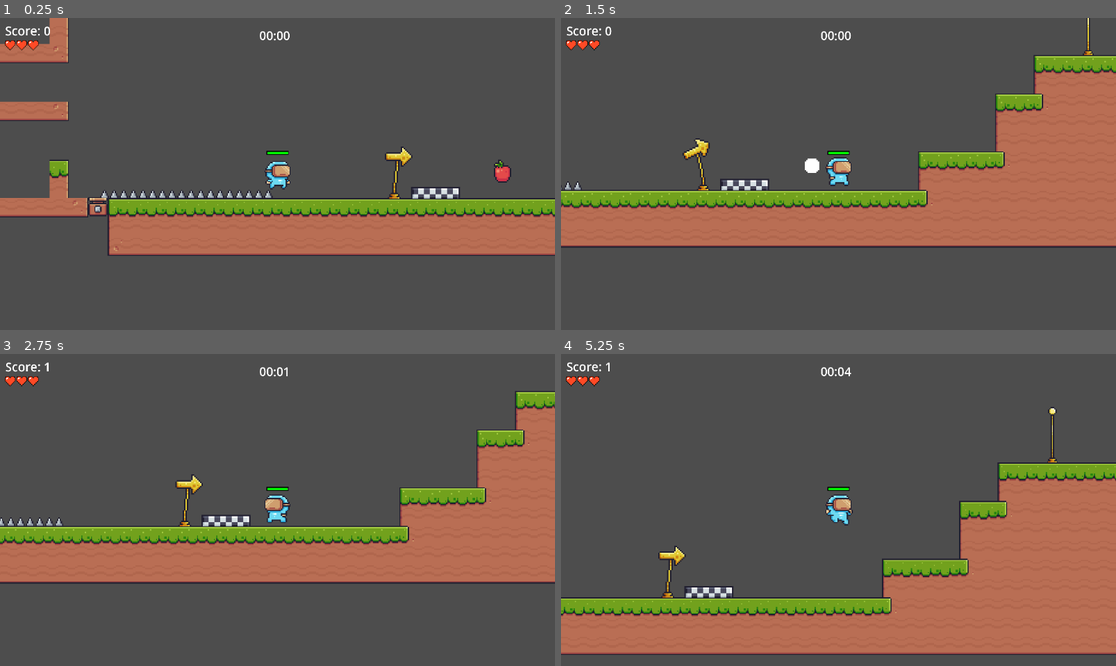
Above: before the commit, frames 1-4 (two rows, left to right).
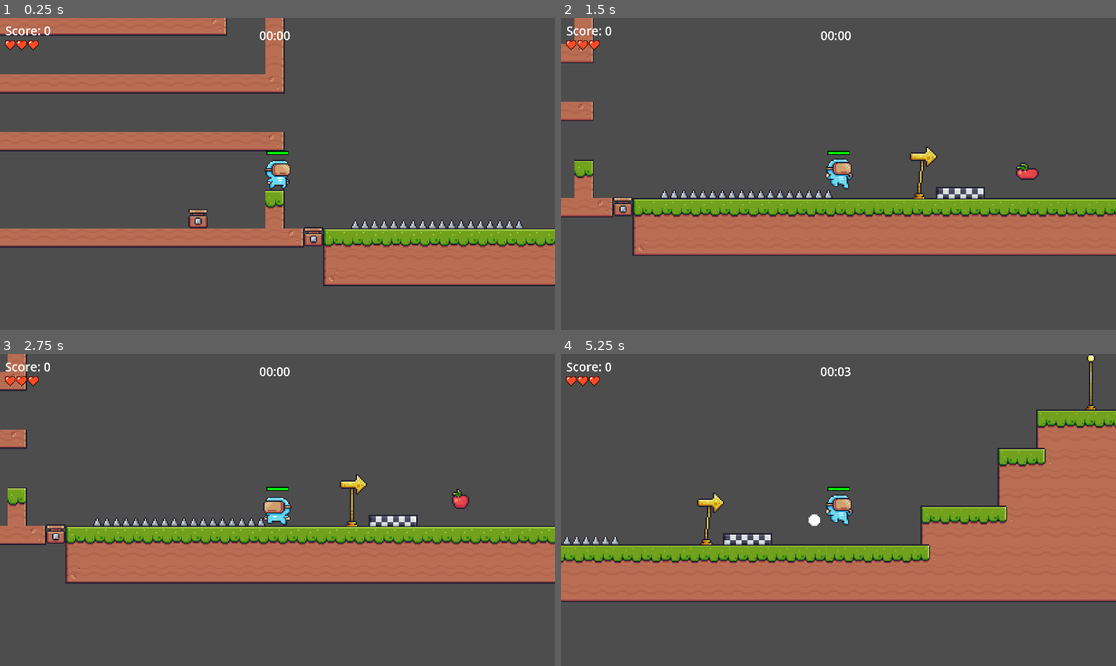
Above: after the commit, the same moments.

Repository: CD1FOX/2D-Platformer
Game: Godot game, scene res://Scenes/main.tscn
Two runs of this game, one before a commit and one after it. Both use one fixed random seed, a clock stepped at 60 frames per second and the inputs below.
Inputs:
- Up to frame 1 (0.25 s): no input
- Up to frame 2 (1.5 s): hold D (Right) from 0.53 s (still down); tap W (Jump) at 0.77 s
- Up to frame 3 (2.75 s): tap W (Jump) at 1.52 s; release D (Right) at 2.03 s; hold A (Left) from 2.03 s (still down)
- Up to frame 4 (5.25 s): release A (Left) at 2.78 s; hold D (Right) 2.78-4.28 s; tap W (Jump) at 3.02, 3.77, 4.52 s; hold A (Left) 4.28-5.03 s; hold D (Right) from 5.03 s (still down)

The runs differ from the first frame. In frame 1, 31% of the frame differs, in the area x 0-100%, y 0-86%; in frame 2, 25%; in frame 3, 15%; in frame 4, 36%, in the area x 0-100%, y 0-97%.

Commit message:
Update
refactor(fire): make the code lesser but still functions the same

Diff:
--- a/Scenes/Traps/Scripts/fire.gd
+++ b/Scenes/Traps/Scripts/fire.gd
@@ -1,36 +1,34 @@
 extends Area2D
 
-@onready var animated_sprite = $AnimatedSprite2D
-var player_on_trap = false
+@onready var anim = $AnimatedSprite2D
 
-func _ready():
-	animated_sprite.play("Off")  # Start with idle animation
+var already_stepped = false
+var fire_touched = false
 
-func _on_body_entered(body):
-	if body.name == "Player" and animated_sprite.animation == "Off":
-		# When player first steps on trap
-		player_on_trap = true
-		activate_trap()
+func _process(delta: float) -> void:
+	while fire_touched:
+		Global.health -= 10 * delta
+		await get_tree().create_timer(0.2).timeout
 
-func _on_body_exited(body):
-	if body.name == "Player":
-		player_on_trap = false
+func _on_body_entered(body: Node2D) -> void:
+	if not already_stepped and body.is_in_group("Player"):
+		already_stepped = true
+		anim.play("Hit")
+		await get_tree().create_timer(0.5).timeout
+		anim.play("On")
+		$Area2D/CollisionShape2D.disabled = false
+		await get_tree().create_timer(3).timeout
+		$Area2D/CollisionShape2D.disabled = true
+		anim.play("Off")
+		await get_tree().create_timer(1).timeout
+		already_stepped = false
 
-func activate_trap():
-	# Step 1: Play the hit animation (triggering the trap)
-	animated_sprite.play("Hit")
-	await animated_sprite.animation_finished
 
-	# Step 2: Switch to fire animation (On state)
-	animated_sprite.play("On")
-	Global.health -= 10  # Initial damage when triggered
+func _on_area_2d_body_entered(body: Node2D) -> void:
+	if body.is_in_group("Player"):
+		fire_touched = true
 
-	# Keep damaging player while they stay on the burning trap
-	var fire_timer = 0.0
-	while fire_timer < 5.0 and player_on_trap:
-		fire_timer += get_process_delta_time()
-		Global.health -= 2 * get_process_delta_time()  # 2 damage per second
-		await get_tree().process_frame
 
-	# Step 3: Return to idle state
-	animated_sprite.play("Off")
+func _on_area_2d_body_exited(body: Node2D) -> void:
+	if body.is_in_group("Player"):
+		fire_touched = false
--- a/Scenes/Traps/fire.tscn
+++ b/Scenes/Traps/fire.tscn
@@ -81,6 +81,9 @@
 [sub_resource type="RectangleShape2D" id="RectangleShape2D_bn7qk"]
 size = Vector2(16, 4.5)
 
+[sub_resource type="RectangleShape2D" id="RectangleShape2D_1kf8v"]
+size = Vector2(12, 14)
+
 [node name="Fire" type="Area2D"]
 script = ExtResource("1_1kf8v")
 
@@ -99,5 +102,13 @@
 position = Vector2(0, 4)
 shape = SubResource("RectangleShape2D_bn7qk")
 
+[node name="Area2D" type="Area2D" parent="."]
+
+[node name="CollisionShape2D" type="CollisionShape2D" parent="Area2D"]
+position = Vector2(0, -8)
+shape = SubResource("RectangleShape2D_1kf8v")
+disabled = true
+
 [connection signal="body_entered" from="." to="." method="_on_body_entered"]
-[connection signal="body_exited" from="." to="." method="_on_body_exited"]
+[connection signal="body_entered" from="Area2D" to="." method="_on_area_2d_body_entered"]
+[connection signal="body_exited" from="Area2D" to="." method="_on_area_2d_body_exited"]
--- a/Scenes/main.tscn
+++ b/Scenes/main.tscn
@@ -24,7 +24,7 @@
 scale = Vector2(1.2, 1.2)
 
 [node name="Player" parent="." instance=ExtResource("1_jjgbg")]
-position = Vector2(61, 529)
+position = Vector2(-118, 529)
 
 [node name="EndLine" parent="." instance=ExtResource("5_kry3j")]
 position = Vector2(1092, 433)
@@ -39,4 +39,7 @@
 position = Vector2(-560, 432)
 
 [node name="SpikeTrap" parent="." instance=ExtResource("9_hptm8")]
-position = Vector2(-15, 576)
+position = Vector2(14, 576)
+
+[node name="Fire2" parent="." instance=ExtResource("6_21xkr")]
+position = Vector2(-184, 560)
Not shown, changed: Scenes/Traps/Scripts/fire.gd.uid
Not shown: 1 places in Scenes/Traps/fire.tscn that only renumber resources
